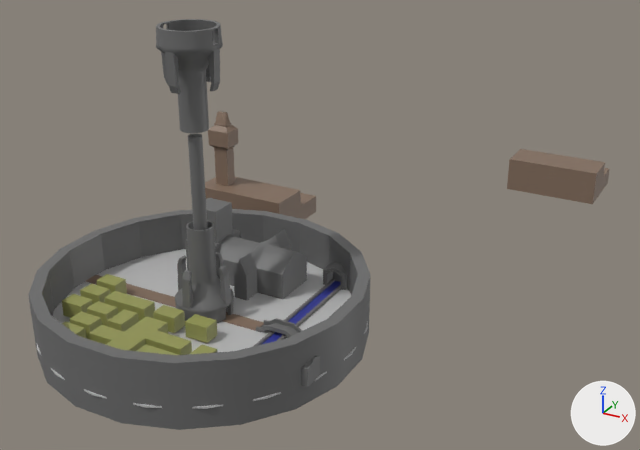
An edit to the FBX model Assets/Models/Assets/Town.fbx, drawn before and after from the same camera.
Before and after are seen from a 50 mm lens placed at (29.0, -38.3, 26.7), pointed at (2.8, 9.4, 2.8). The axes (+X, +Y, +Z) are drawn at lower right. The lights are the same throughout. Where no turn or scale is listed for an object, it has been applied to the vertices.
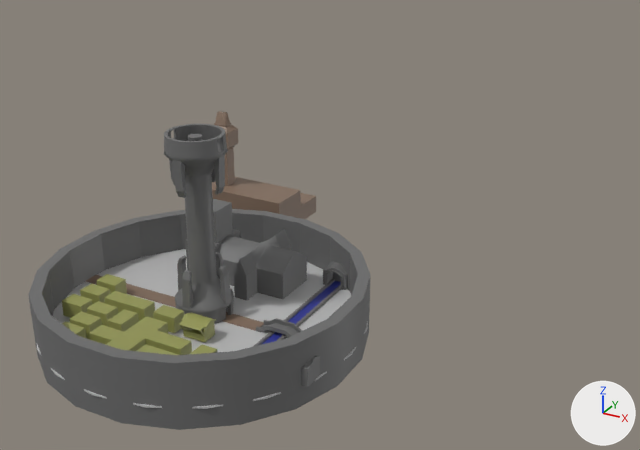
Changed parts and their boxes [x1, y1, x2, y2] in the pictures (640 x 450 px; the box of a moved part takes in the faces that stretch with it):
'pPipe1', reshaped (10% narrower, 34% shorter): before [156, 19, 234, 323]; after [164, 124, 234, 324]
'pCube23', deleted (brown): before [507, 149, 610, 204]
'pCube4', reshaped, moved (15% wider): before [185, 314, 217, 343]; after [179, 313, 216, 342]
part 1 of me_mesh_015, moved or reshaped: before [156, 19, 223, 133]; after [164, 124, 228, 230]
'pCylinder3', unchanged, covered by the edit: before [188, 134, 207, 230]; after [188, 134, 202, 141]

The change, as a diff of the scene's bpy script:
```diff
--- a/Assets/Models/Assets/Town.fbx.py
+++ b/Assets/Models/Assets/Town.fbx.py
@@ me_mesh_005 @@
 # used by ob_pcube4; location = (1.62, -2.62, 0.69)
-me_mesh_005.from_pydata(...)  # 8 vertices, 6 faces; spans x -0.75..0.75, y -0.5..0.5, z -0.5..0.5
+me_mesh_005.from_pydata(...)  # 244 vertices, 248 faces; spans x -0.86..0.86, y -0.85..0.57, z -0.5..0.71
+# me_mesh_005 part 2: 4 vertices removed from x -0.75..0.75, y -0.5..0.5, z 0.5; 240 vertices added at x -0.86..0.86, y -0.85..0.57, z -0.5..0.71
 me_mesh_005.materials.append(mat_lambert5)
@@ me_mesh_015 @@
 me_mesh_015.from_pydata(...)  # 704 vertices, 712 faces; spans x -1.8..1.8, y -1.8..1.8, z -2.9..14.5
 # used by ob_ppipe1; location = (0.0, 0.0, 2.99)
+# me_mesh_015 part 1: the loose piece of 352 vertices spanning x -1.8..1.8, y -1.8..1.8, z 8.7..14.5 is moved by (0.0, 0.0, -6.0)
 me_mesh_015.materials.append(mat_lambert1)
@@ ob_pcube23 @@
-ob_pcube23 = bpy.data.objects.new('pCube23', me_mesh_024)
-ob_pcube23.location = (13.08, 30.61, 1.25)
@@ ob_pcube4 @@
 ob_pcube4 = bpy.data.objects.new('pCube4', me_mesh_005)
-ob_pcube4.location = (1.62, -2.62, 0.69)
+ob_pcube4.location = (1.46, -2.62, 0.69)
```
